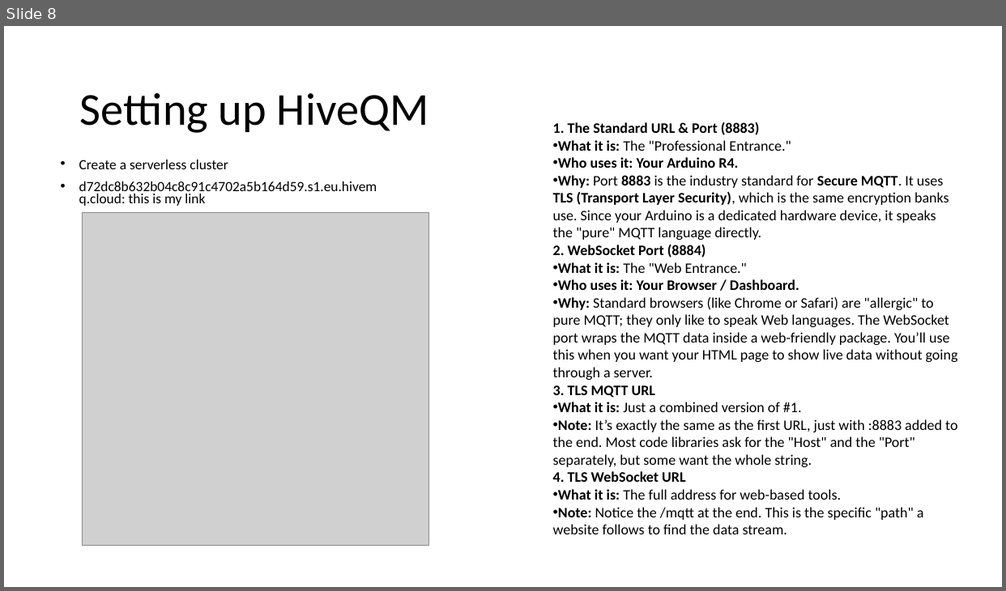
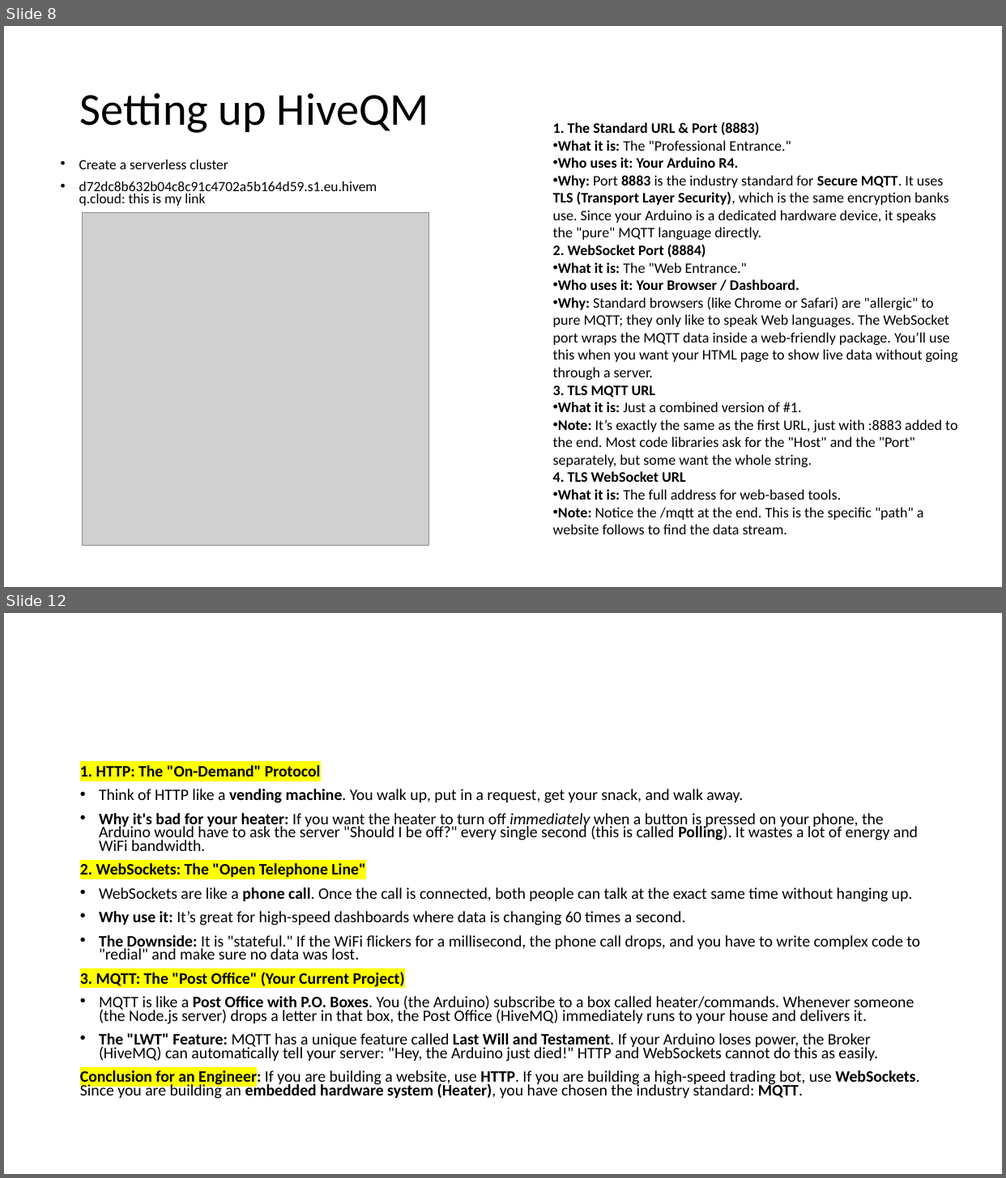
Before and after one commit to ASaab1982/000_HeaterProject, a slide deck: 008_HiveMQCloud/Principe.pptx. Shown one above the other, each under a label of ours: slide 8 before the commit, slides 8 and 12 after it; the slides between them are not shown. The pictures are 1006x591 and 1006x1178 pixels, drawn with LibreOffice and Linux fonts; fonts in the diff are those of the drawing; grey boxes stand for pictures. Boxes give left, top, right and bottom in pixels: in the first picture for what was removed or moved away, otherwise in the second. Text is boxed around its words. In the diff, an @@ line names an element or a change of style, - is before the commit and + after.

```diff
--- a/008_HiveMQCloud/Principe.pptx
+++ b/008_HiveMQCloud/Principe.pptx
@@ slide 12 added at [4,613,1002,1174], background #FFFFFF @@
@@ text added at [80,765,920,1100], 15.4 pt, text #000000 @@
+1. HTTP: The "On-Demand" Protocol
+• Think of HTTP like a vending machine. You walk up, put in a request, get your snack, and walk away.
+• Why it's bad for your heater: If you want the heater to turn off immediately when a button is pressed on your phone, the Arduino would have to ask the server "Should I be off?" every single second (this is called Polling). It wastes a lot of energy and WiFi bandwidth.
+2. WebSockets: The "Open Telephone Line"
+• WebSockets are like a phone call. Once the call is connected, both people can talk at the exact same time without hanging up.
+• Why use it: It’s great for high-speed dashboards where data is changing 60 times a second.
+• The Downside: It is "stateful." If the WiFi flickers for a millisecond, the phone call drops, and you have to write complex code to "redial" and make sure no data was lost.
+3. MQTT: The "Post Office" (Your Current Project)
+• MQTT is like a Post Office with P.O. Boxes. You (the Arduino) subscribe to a box called heater/commands. Whenever someone (the Node.js server) drops a letter in that box, the Post Office (HiveMQ) immediately runs to your house and delivers it.
+• The "LWT" Feature: MQTT has a unique feature called Last Will and Testament. If your Arduino loses power, the Broker (HiveMQ) can automatically tell your server: "Hey, the Arduino just died!" HTTP and WebSockets cannot do this as easily.
+Conclusion for an Engineer: If you are building a website, use HTTP. If you are building a high-speed trading bot, use WebSockets. Since you are building an embedded hardware system (Heater), you have chosen the industry standard: MQTT.
```
Also in this commit, not shown: 3 other slides added, 6 other files.
